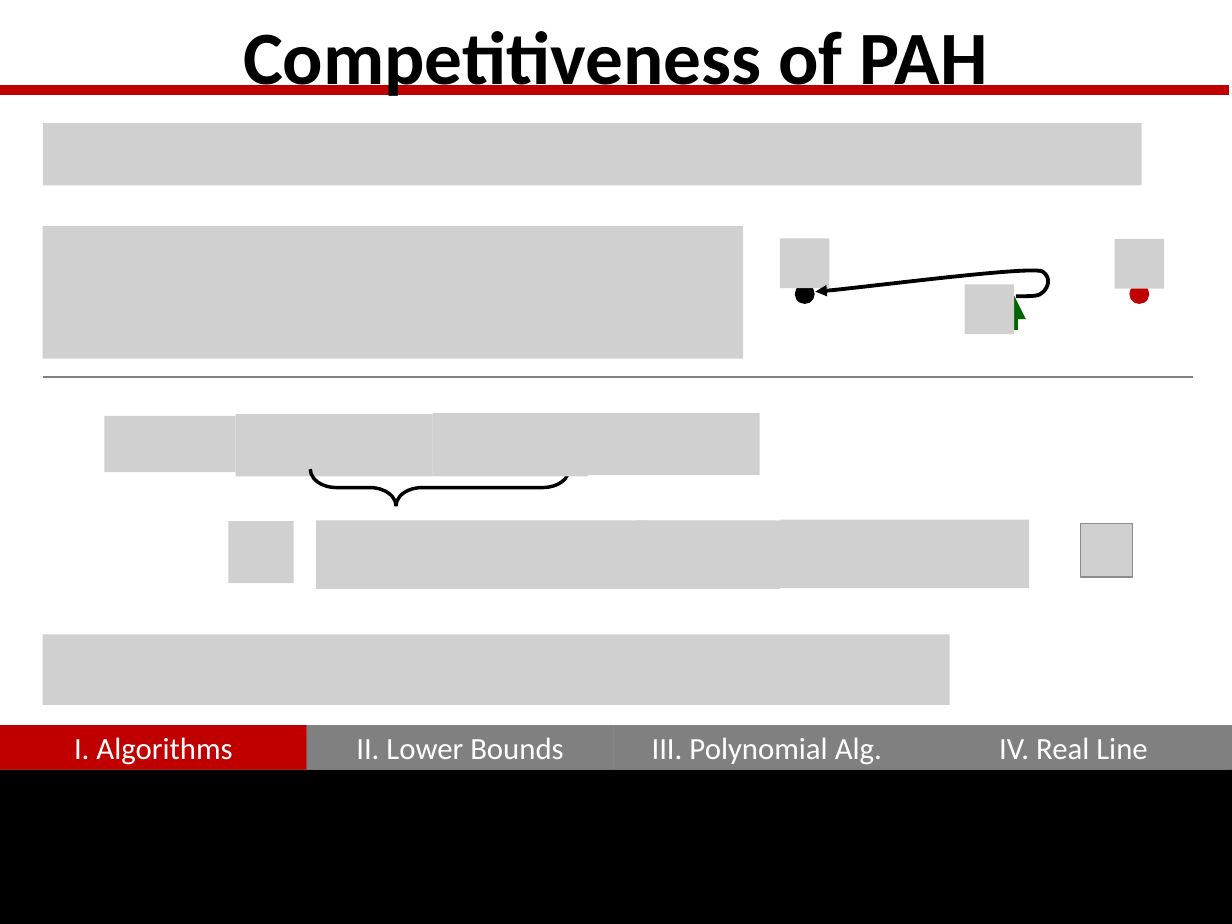
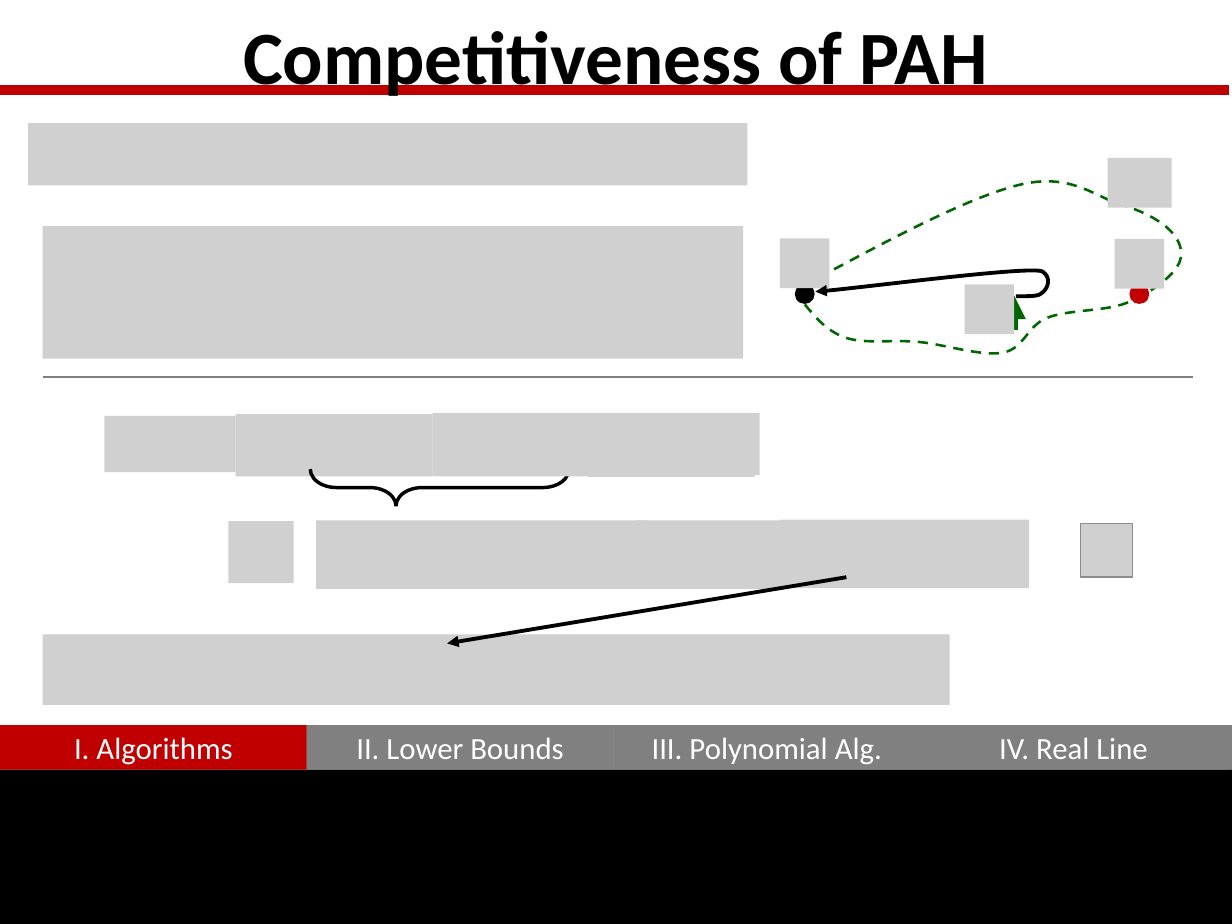
Before and after one commit to GraffL/talk-online-tsp, a slide deck: slide 15 of Präsentation43.pptx (slide 16 before the commit). Drawn at 1232x924 pixels with LibreOffice and Linux fonts; fonts in the diff are those of the drawing; grey boxes stand for pictures. Boxes give left, top, right and bottom in pixels: in the first picture for what was removed or moved away, otherwise in the second. Text is boxed around its words. In the diff, an @@ line names an element or a change of style, - is before the commit and + after.

```diff
--- a/Präsentation43.pptx
+++ b/Präsentation43.pptx
@@ picture: place and size @@
-picture at (43,123,1142,185)
+picture at (28,123,748,185)
@@ picture added at (1108,158,1172,207) @@
@@ freeform shape added at (804,181,1181,354), outline #006600 1.5 pt dashed @@
@@ picture added at (588,415,754,477) @@
@@ arrow added from (846, 578) to (447, 643), #000000 2.25 pt @@
```
Also in this commit, not shown: 3 other slides changed.
